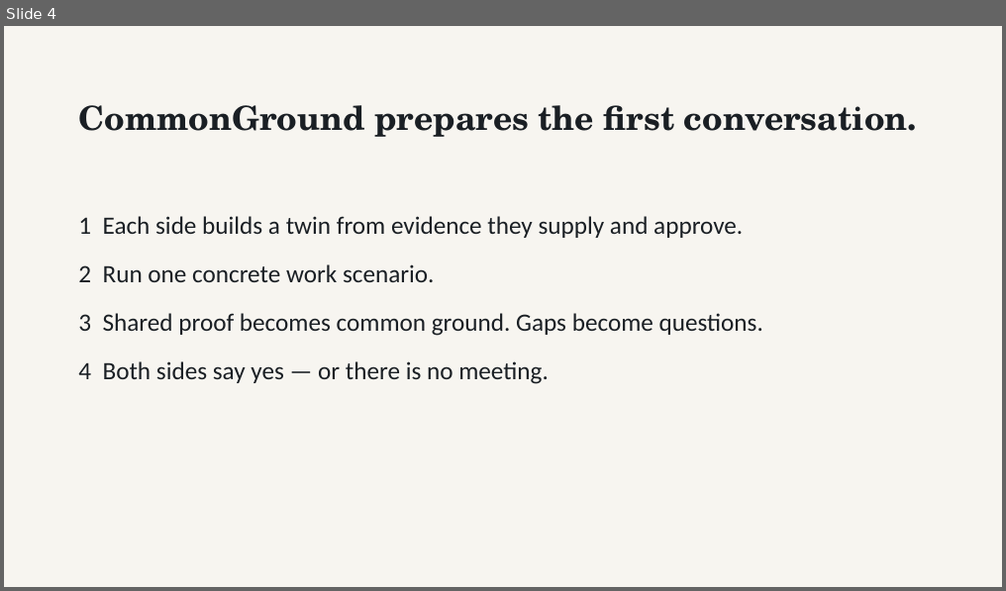
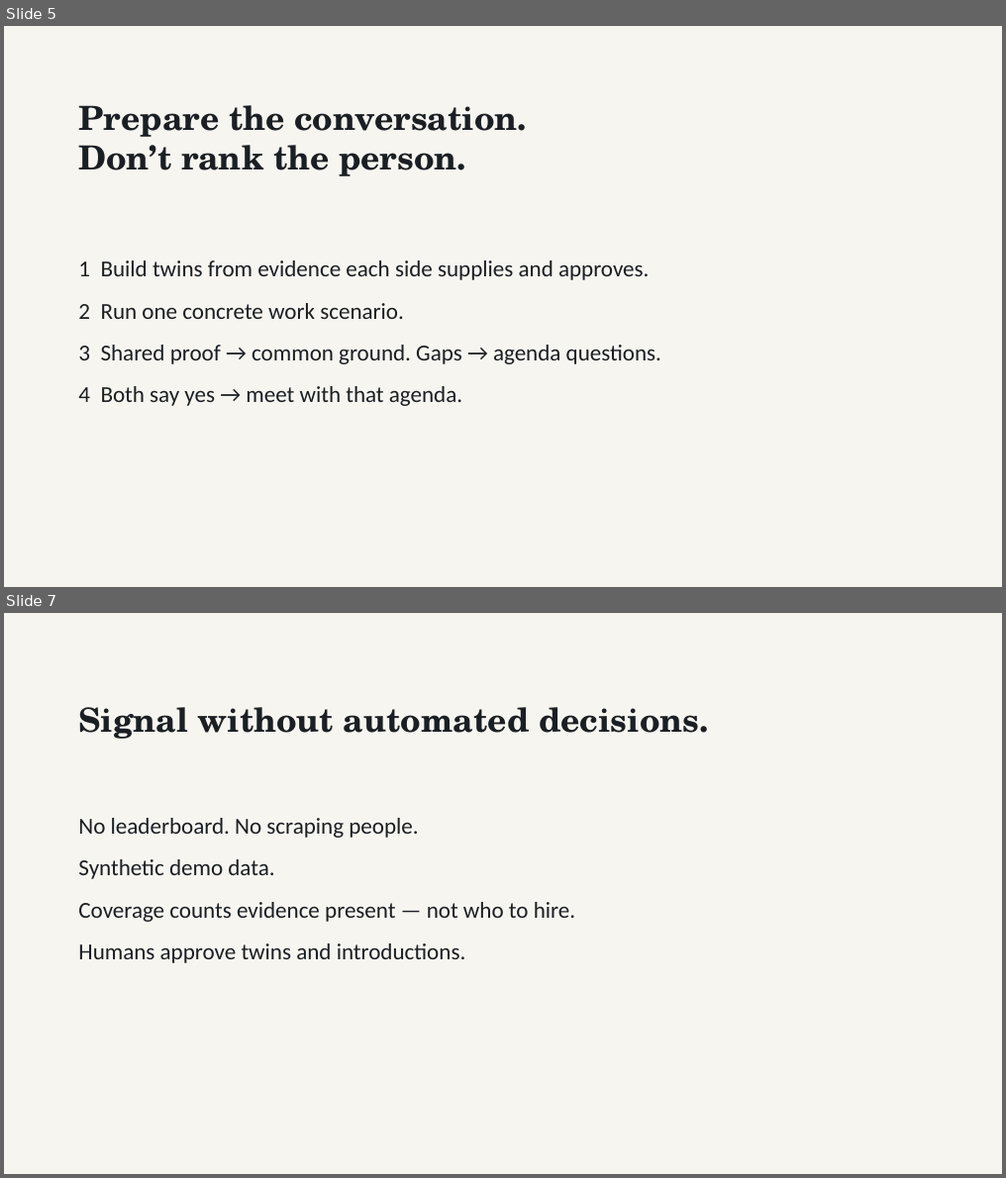
Before and after one commit to Abdullah12has/commonground-espoo, a slide deck: submission/CommonGround_Espoo_Pitch.pptx. Shown one above the other, each under a label of ours: slide 4 before the commit, slides 5 and 7 after it; the slides between them are not shown. The pictures are 1006x591 and 1006x1178 pixels, drawn with LibreOffice and Linux fonts; fonts in the diff are those of the drawing. Boxes give left, top, right and bottom in pixels: in the first picture for what was removed or moved away, otherwise in the second. Text is boxed around its words. In the diff, an @@ line names an element or a change of style, - is before the commit and + after.

Commit message:
Add positive-sum value prop to CommonGround pitch

```diff
--- a/submission/CommonGround_Espoo_Pitch.pptx
+++ b/submission/CommonGround_Espoo_Pitch.pptx
@@ slide 7 added at bbox=[4, 613, 1002, 1174], background #FFFFFF @@
@@ rectangle added at bbox=[4, 613, 1002, 1174], fill #F7F5F0 @@
@@ text added at bbox=[78, 707, 709, 739], 32 pt, text #1A1F24, bold @@
+Signal without automated decisions.
@@ text added at bbox=[78, 818, 575, 963], 22 pt, text #1A1F24 @@
+No leaderboard. No scraping people.
+Synthetic demo data.
+Coverage counts evidence present — not who to hire.
+Humans approve twins and introductions.
@@ what was slide 4 is now slide 5 @@
@@ slide 5 changed as well @@
@@ text at bbox=[78, 105, 527, 176]: text changed @@
-CommonGround prepares the first conversation.
+Prepare the conversation.
+Don’t rank the person.
@@ text "1 Build twins from evidence ...": place and size @@
-text "1 Build twins from evidence ..." at bbox=[78, 216, 763, 384]
+text "1 Build twins from evidence ..." at bbox=[78, 261, 661, 406]
@@ text at bbox=[78, 261, 648, 280]: text changed; size 24 to 22 pt @@
-1 Each side builds a twin from evidence they supply and approve.
+1 Build twins from evidence each side supplies and approves.
@@ text at bbox=[78, 303, 404, 319]: size 24 to 22 pt in "2 Run one concrete work scenario."; less space between paragraphs @@
@@ text at bbox=[78, 345, 661, 406]: text changed; size 24 to 22 pt @@
-3 Shared proof becomes common ground. Gaps become questions.
-4 Both sides say yes — or there is no meeting.
+3 Shared proof → common ground. Gaps → agenda questions.
+4 Both say yes → meet with that agenda.
```
Also in this commit, not shown: 2 other slides changed, 5 other slides added, 6 slides removed, 5 other files.
